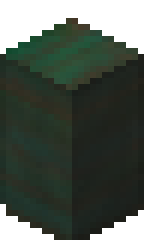
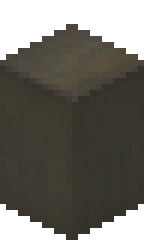
Comparing the layer stacks of the two w=144, h=240 images. Changes:
"Pasted Layer": opacity 100% → 70%, blend lch chroma → normal, painted on it over [0, 18, 144, 240]
added layer "scrappy.png #1" (66%) above "plywood3.png" over [0, 24, 144, 240]
painted on "dderingerwalls.png" over [0, 24, 144, 240]
